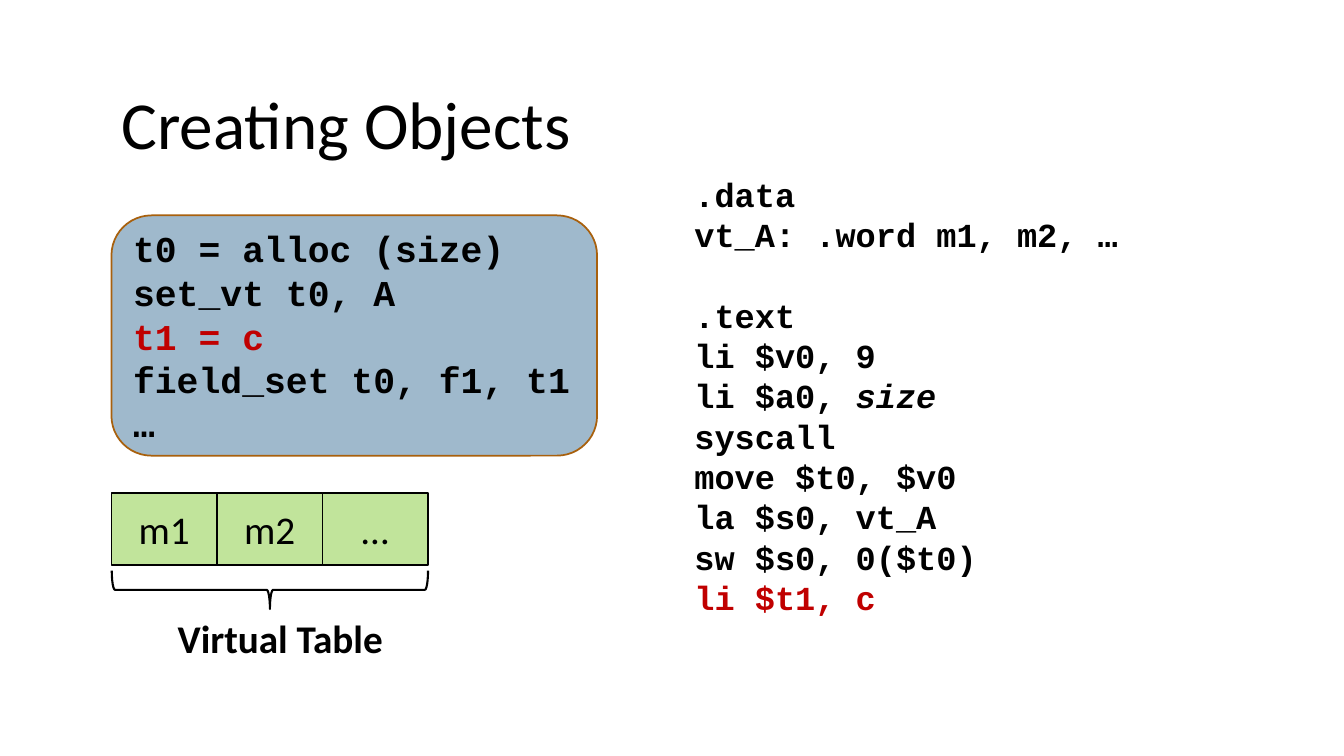
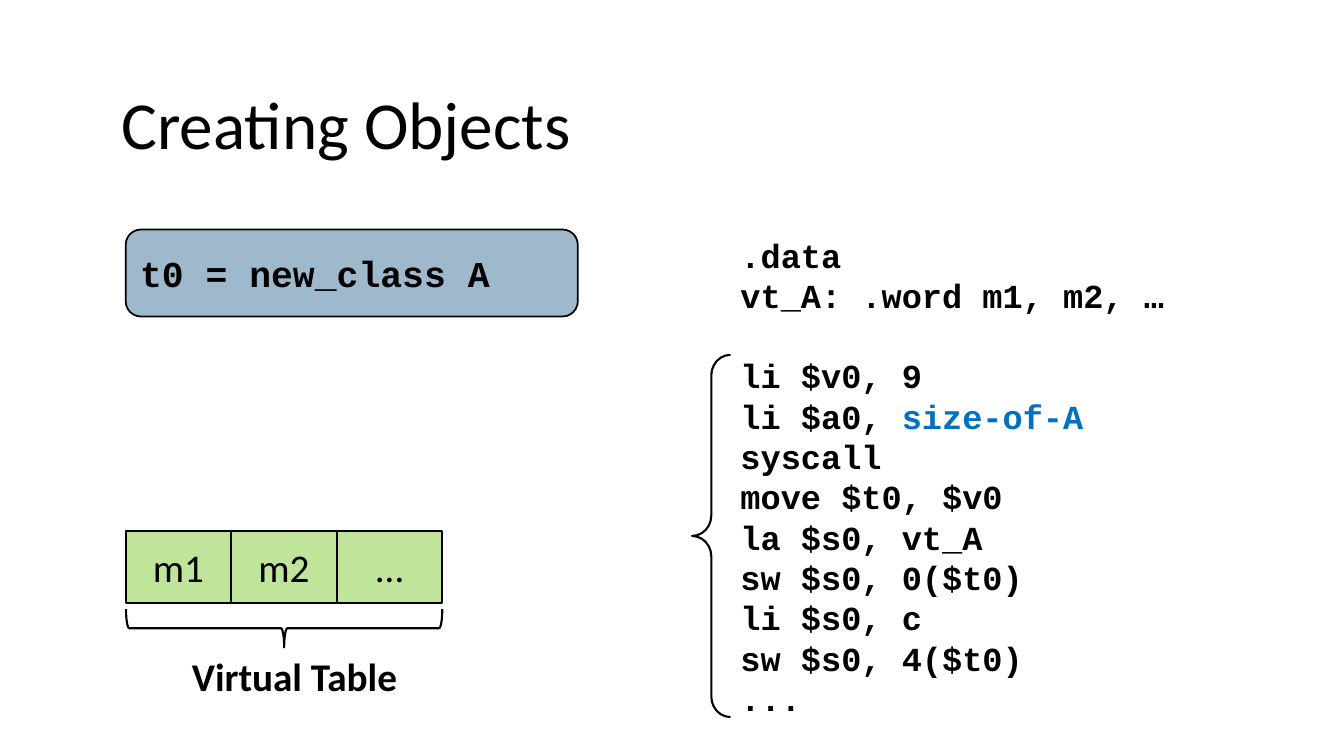
Before and after one commit to nivshani/compilation, a slide deck: slide 88 of slides/codegen.pptx (slide 86 before the commit). Drawn at 1344x756 pixels with LibreOffice and Linux fonts; fonts in the diff are those of the drawing. Boxes give left, top, right and bottom in pixels: in the first picture for what was removed or moved away, otherwise in the second. Text is boxed around its words. In the diff, an @@ line names an element or a change of style, - is before the commit and + after.

```diff
--- a/slides/codegen.pptx
+++ b/slides/codegen.pptx
@@ rounded rectangle removed at [112, 216, 598, 456] @@
-t0 = alloc (size)
-set_vt t0, A
-t1 = c
-field_set t0, f1, t1
-…
@@ rounded rectangle added at [126, 230, 579, 317], fill #40749B at 50% opacity, outline #000000 1.25 pt, 26 pt, text #000000, bold @@
+t0 = new_class A
@@ text ".data": place and size @@
-text ".data" at [694, 182, 1078, 616]
+text ".data" at [740, 243, 1124, 678]
@@ text at [694, 305, 795, 329]: paragraph removed @@
-.text
@@ left brace added at [693, 355, 731, 717], outline #000000 1.5 pt @@
@@ text at [740, 404, 1084, 435]: text changed; text colour #000000 to #0070C0 @@
-li $a0, size
+li $a0, size-of-A
@@ 3 rectangles, 1 text, 1 left brace: place and size @@
-3 rectangles, 1 text, 1 left brace at [112, 493, 429, 654]
+3 rectangles, 1 text, 1 left brace at [126, 531, 443, 692]
@@ text at [740, 606, 1023, 678]: text changed; text colour #C00000 to #000000 @@
-li $t1, c
+li $s0, c
+sw $s0, 4($t0)
+...
```
Also in this commit, not shown: 17 other slides changed, 5 slides added, 1 other file.
